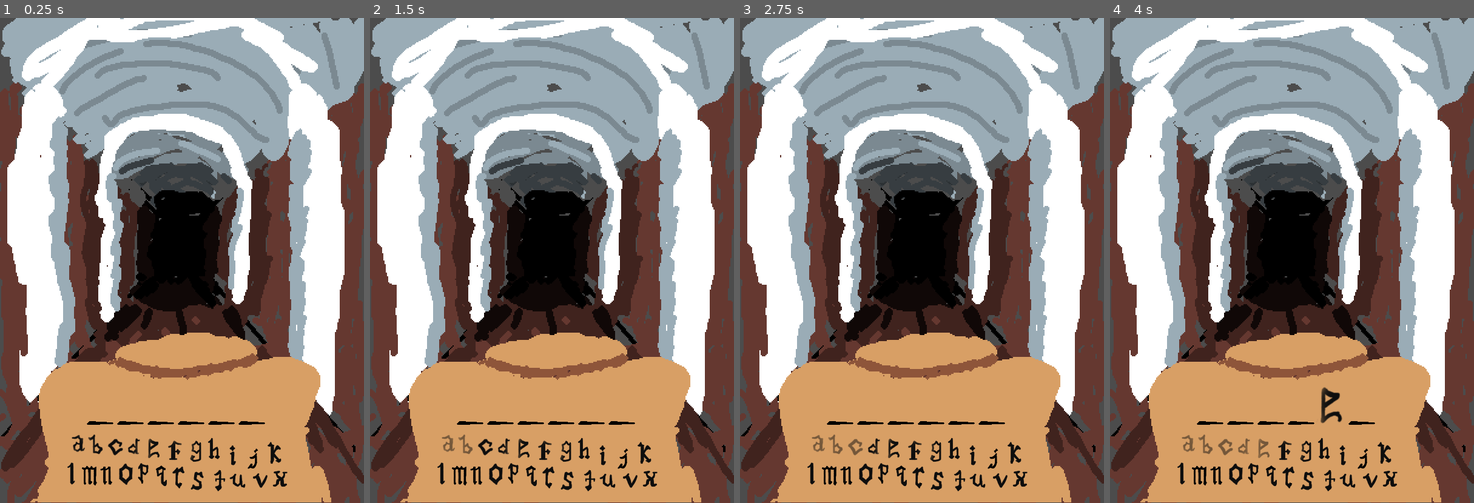
Above: before the commit, frames 1-4 (left to right).
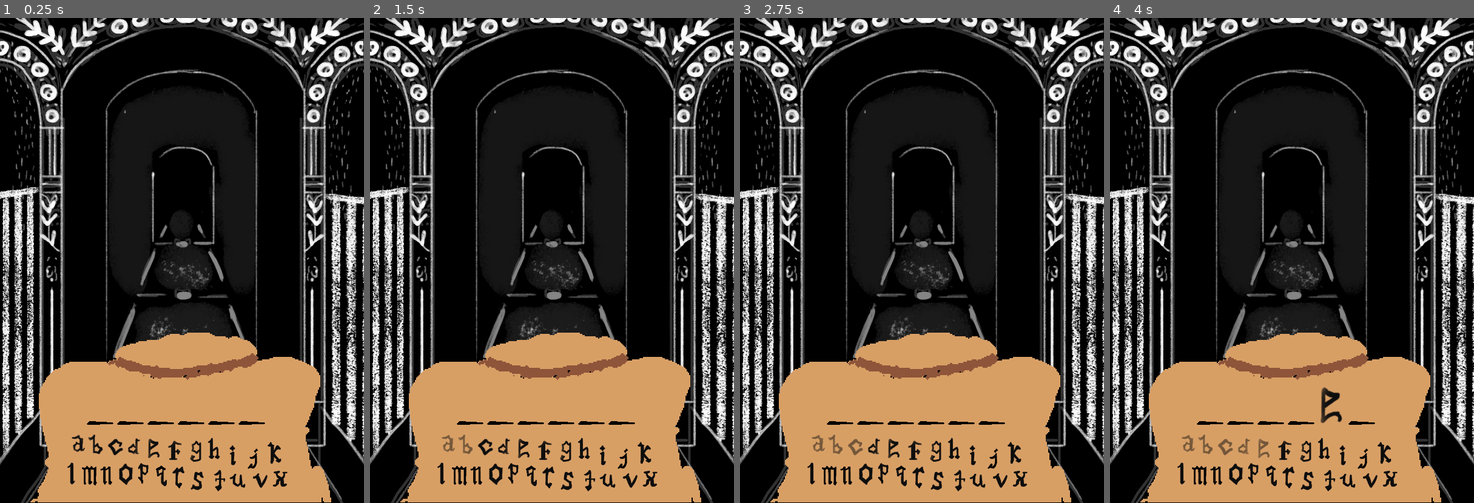
Above: after the commit, the same moments.

Repository: kcabra/ouija
Game: Godot game, scene res://game.tscn
The game is run twice, just before and just after one commit, with the same random seed, the same clock (stepped at 60 frames per second) and the same inputs.
Inputs (mouse positions are in pixels of both pictures, inside the frame that each line leads up to):
- Up to frame 1 (0.25 s): no input
- Up to frame 2 (1.5 s): click (446, 444) at 0.5 s; click (464, 444) at 1.25 s
- Up to frame 3 (2.75 s): click (856, 444) at 2 s
- Up to frame 4 (4 s): click (1244, 444) at 2.75 s; click (1262, 449) at 3.5 s

The runs differ from the first frame. In frame 1, 70% of the frame differs, in the area x 0-100%, y 0-100%; in frame 2, 70%; in frame 3, 70%; in frame 4, 70%.

Commit message:
stable master

Diff:
--- a/game.tscn
+++ b/game.tscn
@@ -1,7 +1,7 @@
 [gd_scene load_steps=30 format=2]
 
 [ext_resource path="res://scripts/game.gd" type="Script" id=1]
-[ext_resource path="res://ref.png" type="Texture" id=2]
+[ext_resource path="res://background.png" type="Texture" id=2]
 [ext_resource path="res://ref_ouija.png" type="Texture" id=3]
 [ext_resource path="res://scripts/forca.gd" type="Script" id=4]
 [ext_resource path="res://characters/a.png" type="Texture" id=5]
@@ -35,7 +35,6 @@
 
 [node name="ref_bg" type="Sprite" parent="."]
 position = Vector2( 300, 400 )
-scale = Vector2( 2, 2 )
 z_index = -1
 texture = ExtResource( 2 )
 
Binary file added: background.png
Not shown, added: background.png.import
Not shown, added: export_presets.cfg
